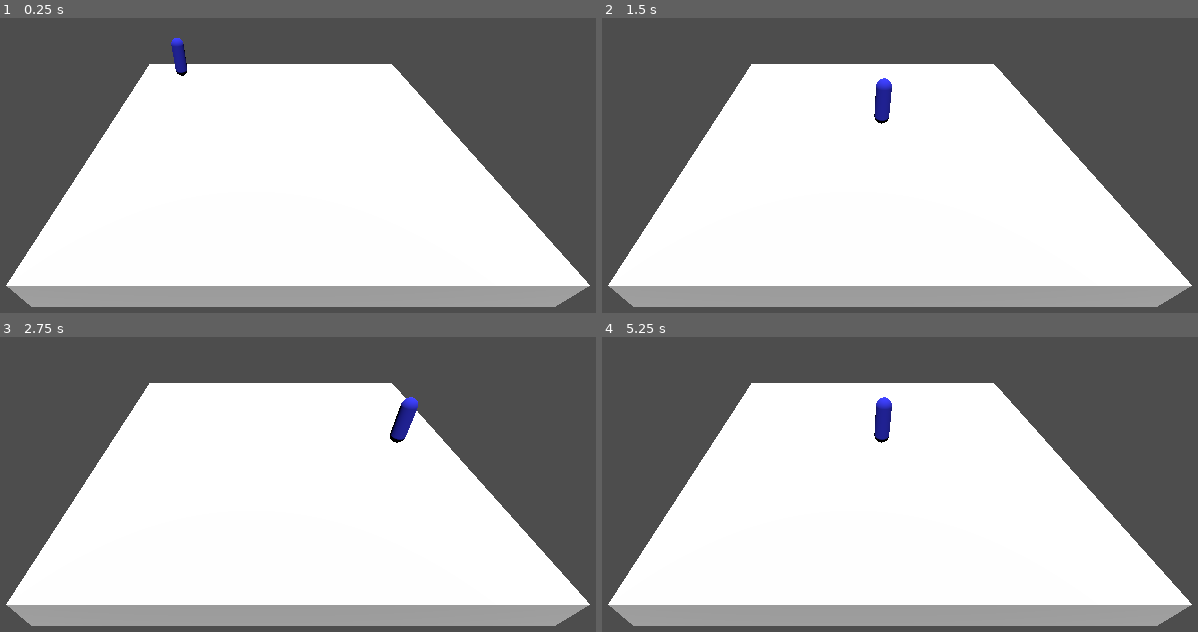
Above: before the commit, frames 1-4 (two rows, left to right).
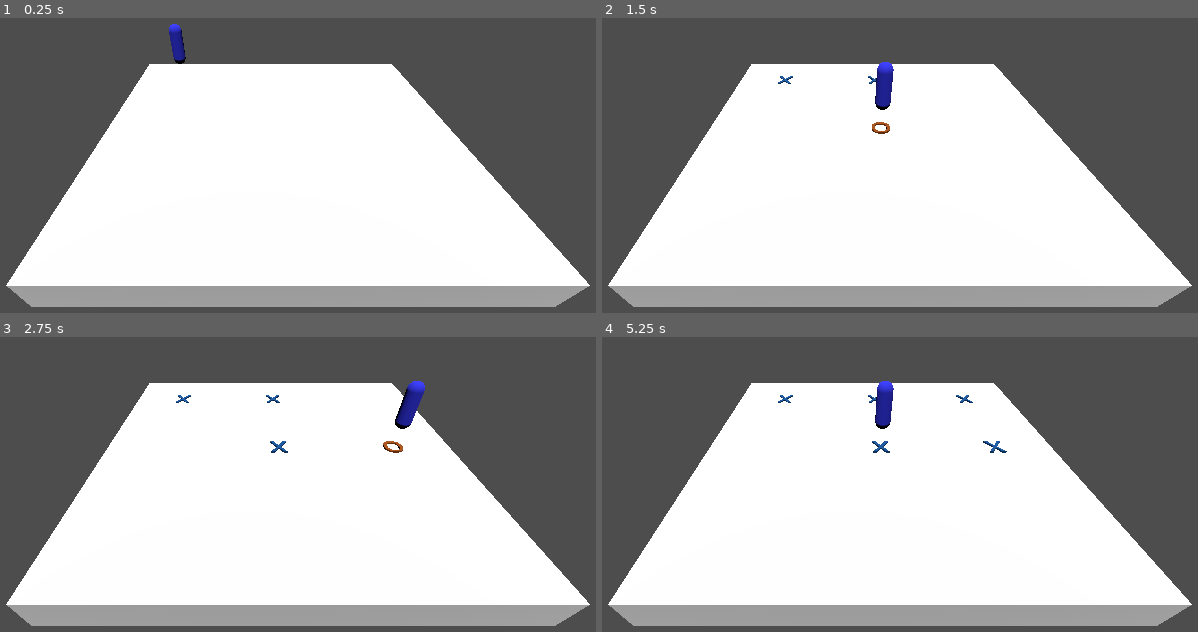
Above: after the commit, the same moments.

Repository: mkangjazz/godot_tic_tac_toe
Game: Godot game, scene res://scene/main.tscn
Same seed, same stepped clock (60 frames per second), same inputs: the game is played once before the commit and once after it.
Inputs:
- Up to frame 1 (0.25 s): no input
- Up to frame 2 (1.5 s): tap Enter (confirm) at 0.5, 0.6, 1.25, 1.35 s; hold Right (move_right) 0.53-1.28 s; hold Down (move_down) from 1.28 s (still down)
- Up to frame 3 (2.75 s): tap Enter (confirm) at 2, 2.1 s; release Down (move_down) at 2.03 s; hold Right (move_right) from 2.03 s (still down)
- Up to frame 4 (5.25 s): tap Enter (confirm) at 2.75, 2.85, 3.5, 3.6, 4.25, 4.35, 5.1 s; release Right (move_right) at 2.78 s; hold Up (move_up) 2.78-3.53 s; hold Left (move_left) 3.53-5.03 s; hold Down (move_down) from 5.03 s (still down)

The runs differ from the first frame. In frame 1, 0.2% of the frame differs, in the area x 28-32%, y 2-20%; in frame 2, 0.5%; in frame 3, 0.6%, in the area x 29-72%, y 14-40%; in frame 4, 0.6%.

Commit message:
add win conditions and signals for x and o

Diff:
--- a/scene/main.tscn
+++ b/scene/main.tscn
@@ -17,3 +17,5 @@
 [node name="DirectionalLight3D" type="DirectionalLight3D" parent="LightMarker"]
 
 [node name="TileGrid" parent="." instance=ExtResource("2_hb3t2")]
+
+[connection signal="game_is_won" from="TileGrid" to="." method="_on_tile_grid_game_is_won"]
--- a/scene/tile.tscn
+++ b/scene/tile.tscn
@@ -14,6 +14,30 @@
 radius = 0.125
 height = 0.75
 
+[sub_resource type="SystemFont" id="SystemFont_emhld"]
+
+[sub_resource type="StandardMaterial3D" id="StandardMaterial3D_6b1sx"]
+albedo_color = Color(0.0509804, 0.337255, 0.619608, 1)
+
+[sub_resource type="TextMesh" id="TextMesh_roy6h"]
+material = SubResource("StandardMaterial3D_6b1sx")
+text = "X	"
+font = SubResource("SystemFont_emhld")
+font_size = 48
+uppercase = true
+
+[sub_resource type="SystemFont" id="SystemFont_qkahi"]
+
+[sub_resource type="StandardMaterial3D" id="StandardMaterial3D_smlic"]
+albedo_color = Color(0.662782, 0.3149, 0.0373907, 1)
+
+[sub_resource type="TextMesh" id="TextMesh_gn44l"]
+material = SubResource("StandardMaterial3D_smlic")
+text = "O"
+font = SubResource("SystemFont_qkahi")
+font_size = 48
+uppercase = true
+
 [node name="Root" type="Node3D"]
 script = ExtResource("1_veweb")
 
@@ -25,7 +49,17 @@
 
 [node name="square_tile" parent="Area3D" instance=ExtResource("2_gb6er")]
 
-[node name="MeshInstance3D" type="MeshInstance3D" parent="Area3D"]
+[node name="FocusSelector" type="MeshInstance3D" parent="Area3D"]
 unique_name_in_owner = true
-transform = Transform3D(1, 0, 0, 0, 1, 0, 0, 0, 1, 0, 0.75, 0)
+transform = Transform3D(1, 0, 0, 0, 1, 0, 0, 0, 1, 0, 1, 0)
 mesh = SubResource("CapsuleMesh_omwl8")
+
+[node name="X" type="MeshInstance3D" parent="Area3D"]
+unique_name_in_owner = true
+transform = Transform3D(1, 0, 0, 0, -4.37114e-08, -1, 0, 1, -4.37114e-08, 0, 0.25, 0)
+mesh = SubResource("TextMesh_roy6h")
+
+[node name="O" type="MeshInstance3D" parent="Area3D"]
+unique_name_in_owner = true
+transform = Transform3D(1, 0, 0, 0, -4.37114e-08, -1, 0, 1, -4.37114e-08, 0, 0.25, 0)
+mesh = SubResource("TextMesh_gn44l")
--- a/script/main.gd
+++ b/script/main.gd
@@ -1,16 +1,15 @@
+class_name Game
 extends Node3D
 
-# track isPlaying or not
-# track games (best of 5, alternate who goes first)
+func _ready():
+	pass;
+# Player is X, CPU is Y
+# How to control who goes first?
+# control p1 and p2,
+# or X and O (void EMPTY)
 
 # track state of each tile
 # empty, X, O
-
-# could just reference each of the nodes in the tree TileGrid
-# and access each one's state and check win conditions against it?
-#@onready var tile_grid = %TileGrid
-#var grid:Dictionary = {
-#};
 
 # track whose turn it is
 # player, CPU
@@ -29,3 +28,11 @@
 func set_up_new_game():
 	# set all tile states back to empty
 	pass;
+
+func _on_tile_grid_game_is_won(winner: Constants.TileStates):
+	match winner:
+		Constants.TileStates.X:
+			print("X wins!");
+		Constants.TileStates.O:
+			print("O wins!");
+	pass
--- a/script/tile.gd
+++ b/script/tile.gd
@@ -4,7 +4,9 @@
 
 @export var building_type: Constants.TileStates = Constants.TileStates.EMPTY;
 
-@onready var focus_indicator = %MeshInstance3D
+@onready var focus_indicator = %FocusSelector
+@onready var x_marker = %X
+@onready var o_marker = %O
 
 var isFocused:bool = false;
 
@@ -16,6 +18,18 @@
 		focus_indicator.show();
 	else:
 		focus_indicator.hide();
+
+	match (building_type):
+		Constants.TileStates.X:
+			x_marker.show();
+			o_marker.hide();
+		Constants.TileStates.O:
+			x_marker.hide();
+			o_marker.show();
+		_:
+			x_marker.hide();
+			o_marker.hide();
+
 	pass;
 
 func _unhandled_input(event):
--- a/script/tile_grid.gd
+++ b/script/tile_grid.gd
@@ -1,6 +1,7 @@
 extends Node3D
 
-signal player_win(state:Constants.TileStates)
+signal game_is_won (winner: Constants.TileStates);
+signal no_moves_remain;
 
 const winning_combinations:Array = [
 	[0, 1, 2],
@@ -15,6 +16,9 @@
 
 @onready var children = get_children();
 
+var isPlayerTurn:bool = true;
+var isPlaying:bool = true; # toggle off after win?
+
 func _ready():
 	connect_tile_signals_to_grid();
 	focus_tile_at_index(0);
@@ -23,6 +27,8 @@
 	pass;
 
 func _unhandled_input(event):
+	#if !isPlayerTurn:
+		#return;
 	if event.is_action("move_right") and not event.is_echo():
 		if event.is_pressed():
 			handle_move("move_right");
@@ -38,20 +44,6 @@
 	pass;
 
 func _physics_process(delta):
-	pass;
-
-func check_win_conditions_for(state:Constants.TileStates) -> bool:
-	var found_match = false;
-
-	for combination in winning_combinations:
-		if (
-			state == children[combination[0]].building_type
-			and state == children[combination[1]].building_type
-			and state == children[combination[2]].building_type
-		):
-			found_match = true;
-
-	return found_match;
 	pass;
 
 func handle_move(dir: String):
@@ -114,7 +106,6 @@
 
 	unfocus_all_tiles();
 	tile.focus();
-	print("focus: ", tile);
 
 	pass;
 
@@ -130,7 +121,28 @@
 	pass;
 
 func _on_tile_was_clicked(tile:Tile):
-	print("_on_tile_was_clicked ", tile);
+	var current_marker = get_current_turn_marker();
+
+	tile.set_building_type(current_marker);
+
+	if check_win_conditions_for(current_marker):
+		game_is_won.emit(current_marker);
+	else:
+		isPlayerTurn = !isPlayerTurn;
+	pass;
+
+func check_win_conditions_for(state:Constants.TileStates) -> bool:
+	var found_match = false;
+
+	for combination in winning_combinations:
+		if (
+			state == children[combination[0]].building_type
+			and state == children[combination[1]].building_type
+			and state == children[combination[2]].building_type
+		):
+			found_match = true;
+
+	return found_match;
 	pass;
 
 func connect_tile_signals_to_grid():
@@ -139,3 +151,10 @@
 			_on_tile_was_clicked.bind(child)
 		)
 	pass;
+
+func get_current_turn_marker() -> Constants.TileStates:
+	if isPlayerTurn:
+		return Constants.TileStates.X
+	else:
+		return Constants.TileStates.O
+	pass;
Not shown: 1 places in scene/tile.tscn that only renumber resources
